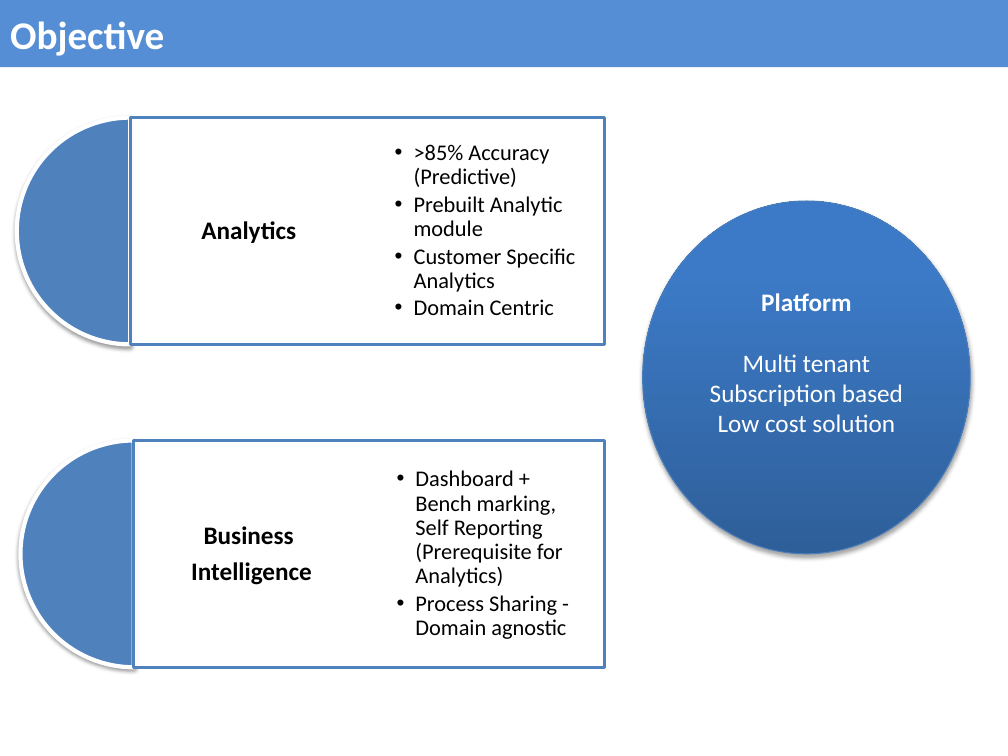
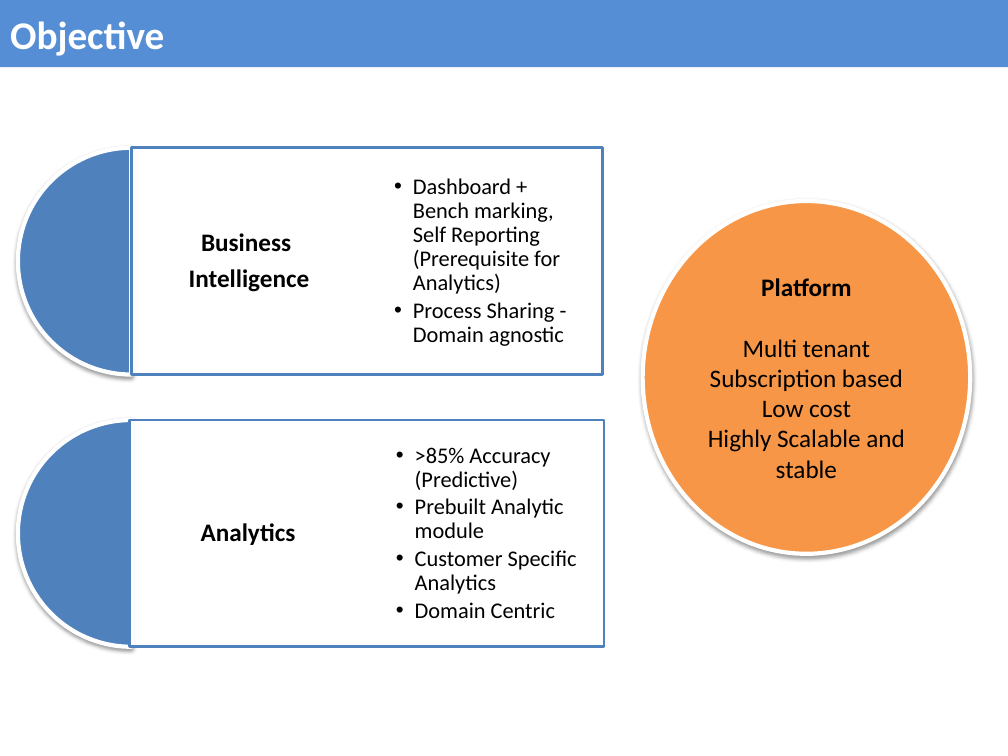
Before and after one commit to ARTanalytics/Requirements, a slide deck: slide 3 of ART Analytics v 0.3.pptx. Drawn at 1008x756 pixels with LibreOffice and Linux fonts; fonts in the diff are those of the drawing. Boxes give left, top, right and bottom in pixels: in the first picture for what was removed or moved away, otherwise in the second. Text is boxed around its words. In the diff, an @@ line names an element or a change of style, - is before the commit and + after.

```diff
--- a/ART Analytics v 0.3.pptx
+++ b/ART Analytics v 0.3.pptx
@@ pie slice (boxed as its full ellipse): place and size @@
-pie slice (boxed as its full ellipse) at box(17, 118, 244, 345)
+pie slice (boxed as its full ellipse) at box(18, 148, 245, 375)
@@ rectangle: place and size @@
-rectangle at box(130, 118, 605, 345)
+rectangle at box(131, 148, 602, 375)
@@ text "Business": place and size @@
-text "Business" at box(191, 526, 312, 585)
+text "Business" at box(189, 233, 310, 292)
@@ text "Dashboard + Bench marking, Self ...": place and size @@
-text "Dashboard + Bench marking, Self ..." at box(415, 470, 566, 639)
+text "Dashboard + Bench marking, Self ..." at box(413, 178, 564, 346)
@@ ellipse "Platform" at box(643, 201, 971, 553): fill gradient #2F5F99 to #3D7CC7 to #3A7CCB to #F79646; outline #4B7EBC 0.75 pt to #FFFFFF 3 pt; shadow changed @@
@@ text in ellipse at box(710, 278, 903, 391): text colour #FFFFFF to #000000 in "Platform", "Multi tenant", "Subscription based" @@
@@ text in ellipse at box(708, 400, 905, 478): text changed; text colour #FFFFFF to #000000 @@
-Low cost solution
+Low cost
+Highly Scalable and stable
@@ pie slice (boxed as its full ellipse): place and size @@
-pie slice (boxed as its full ellipse) at box(20, 440, 247, 667)
+pie slice (boxed as its full ellipse) at box(18, 420, 245, 647)
@@ rectangle: place and size @@
-rectangle at box(134, 440, 605, 667)
+rectangle at box(129, 420, 604, 647)
@@ text "Analytics": place and size @@
-text "Analytics" at box(201, 221, 296, 243)
+text "Analytics" at box(201, 523, 296, 545)
@@ text ">85% Accuracy (Predictive)": place and size @@
-text ">85% Accuracy (Predictive)" at box(414, 144, 575, 315)
+text ">85% Accuracy (Predictive)" at box(415, 447, 577, 618)
```
Also in this commit, not shown: 8 other slides changed, 5 slides added, 7 slides removed, 1 other file.
